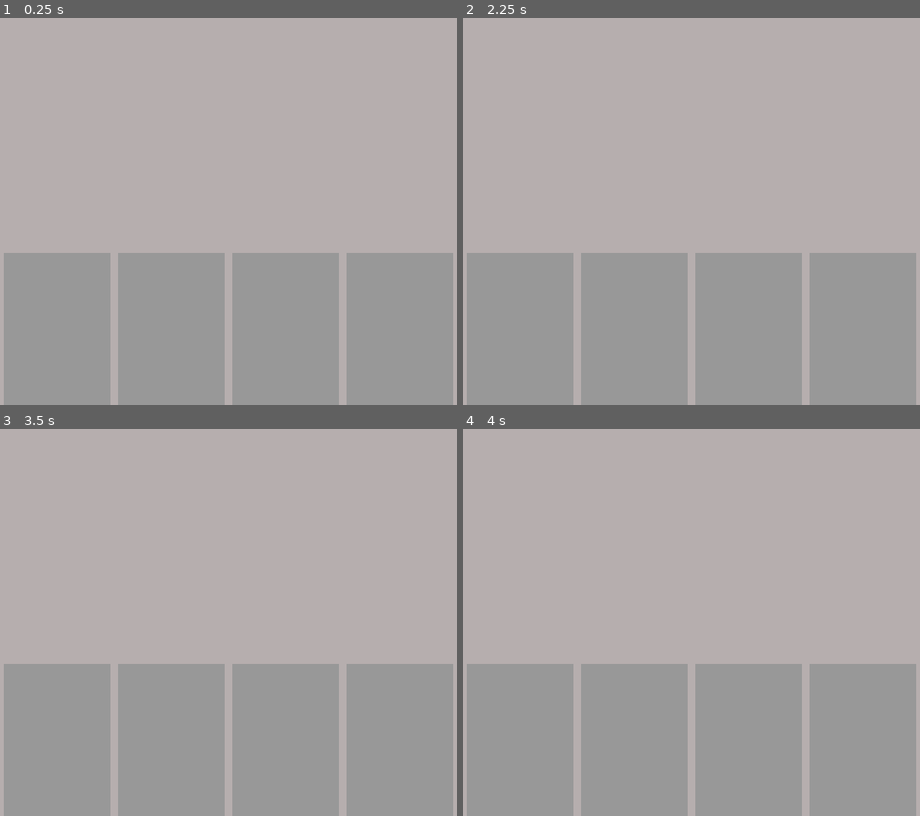
Above: before the commit, frames 1-4 (two rows, left to right).
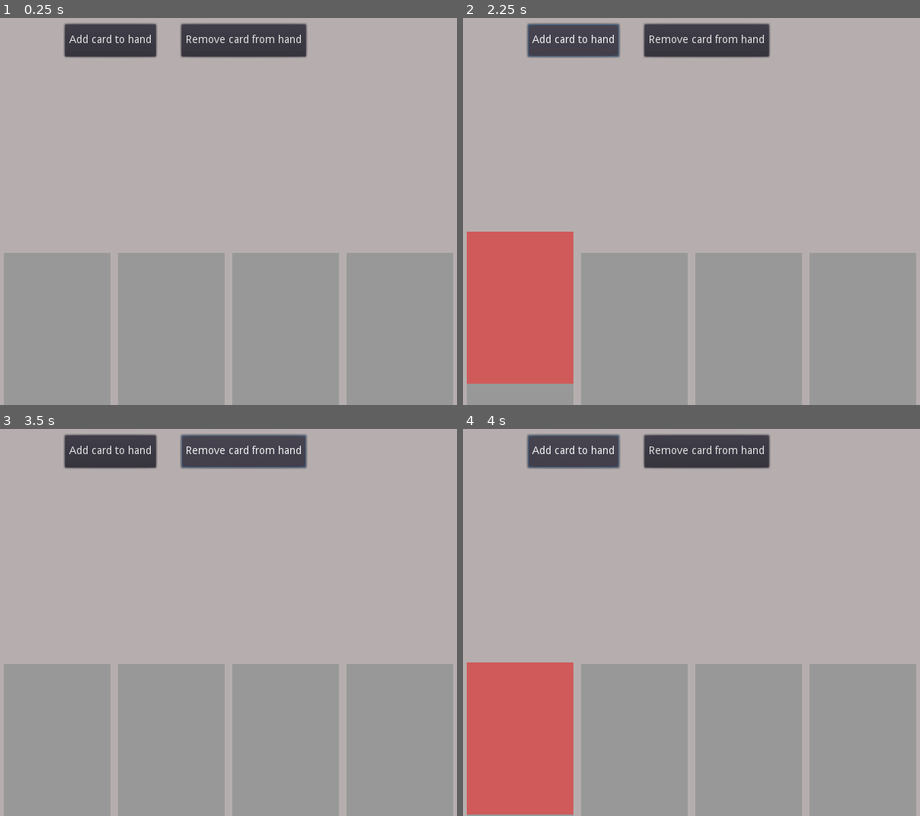
Above: after the commit, the same moments.

Repository: enricllagostera/card_system
Game: Godot game, scene res://card_system.tscn
The game is run twice, just before and just after one commit, with the same random seed, the same clock (stepped at 60 frames per second) and the same inputs. Before the commit the project starts from res://CardSystem.tscn.
Inputs (mouse positions are in pixels of both pictures, inside the frame that each line leads up to):
- Up to frame 1 (0.25 s): no input
- Up to frame 2 (2.25 s): click (572, 41) at 0.5 s, where only the run after the commit has a clickable "Add card to hand"; click (705, 41) at 1.25 s, where only the run after the commit has a clickable "Remove card from hand"; click (572, 41) at 2 s, where only the run after the commit has a clickable "Add card to hand"
- Up to frame 3 (3.5 s): click (242, 452) at 2.75 s, where only the run after the commit has a clickable "Remove card from hand"
- Up to frame 4 (4 s): click (572, 452) at 3.5 s, where only the run after the commit has a clickable "Add card to hand"

The runs differ from the first frame. In frame 1, 4.3% of the frame differs, in the area x 13-68%, y 1-11%; in frame 2, 14%, in the area x 0-68%, y 1-95%; in frame 3, 4.3%; in frame 4, 14%.

Commit message:
Basic Card and Holder classes, some renaming.

Diff:
--- a/CardSystem.gd
+++ /dev/null
@@ -1,26 +0,0 @@
-extends Control
-
-export(int) var slot_number = 3
-export(PackedScene) var slot_prefab
-
-var slot_size = Vector2()
-
-func _ready():
-	var distance_slots_x = rect_size.x / slot_number
-	for i in range(0, slot_number):
-		var new_slot = slot_prefab.instance()
-		add_child(new_slot)
-		var offset_x = (distance_slots_x - new_slot.rect_size.x) /2
-		new_slot.rect_position = Vector2(i * distance_slots_x + offset_x, 0)
-		new_slot.connect("mouse_entered", self, "on_slot_mouse_entered", [new_slot]
-		)
-		new_slot.connect("mouse_exited", self, "on_slot_mouse_exited", [new_slot])
-	pass
-
-func on_slot_mouse_entered(slot):
-	slot.rect_position.y -= 10
-	pass
-
-func on_slot_mouse_exited(slot):
-	slot.rect_position.y = 0
-	pass
--- a/CardSystem.tscn
+++ /dev/null
@@ -1,18 +0,0 @@
-[gd_scene load_steps=3 format=2]
-
-[ext_resource path="res://CardSystem.gd" type="Script" id=1]
-[ext_resource path="res://CardHolder.tscn" type="PackedScene" id=2]
-
-[node name="CardSystem" type="Control"]
-anchor_top = 1.0
-anchor_bottom = 1.0
-margin_top = -200.0
-margin_right = 600.0
-size_flags_horizontal = 0
-size_flags_vertical = 0
-script = ExtResource( 1 )
-__meta__ = {
-"_edit_use_anchors_": false
-}
-slot_number = 4
-slot_prefab = ExtResource( 2 )
--- /dev/null
+++ b/card.gd
@@ -0,0 +1,17 @@
+class_name Card
+extends Control
+
+enum Reveal {
+	FACE_DOWN,
+	FACE_UP,
+}
+
+enum Action {
+	IDLE,
+	SELECTED
+}
+
+export(Reveal) var reveal = Reveal.FACE_DOWN
+export(Action) var action = Action.IDLE
+
+var id
--- /dev/null
+++ b/card.tscn
@@ -0,0 +1,23 @@
+[gd_scene load_steps=3 format=2]
+
+[ext_resource path="res://card.gd" type="Script" id=1]
+
+[sub_resource type="StyleBoxFlat" id=1]
+bg_color = Color( 0.819608, 0.356863, 0.356863, 1 )
+
+[node name="Card" type="Panel"]
+anchor_left = 0.5
+anchor_top = 0.5
+anchor_right = 0.5
+anchor_bottom = 0.5
+margin_left = -300.0
+margin_top = -400.0
+margin_right = -160.0
+margin_bottom = -200.0
+size_flags_horizontal = 0
+size_flags_vertical = 0
+custom_styles/panel = SubResource( 1 )
+script = ExtResource( 1 )
+__meta__ = {
+"_edit_use_anchors_": false
+}
--- /dev/null
+++ b/card_holder.gd
@@ -0,0 +1,8 @@
+extends Control
+
+var card:Card = null
+
+func _process(delta):
+	if not card:
+		return
+	card.rect_position = lerp(card.rect_position, rect_position, delta * 10)
--- a/CardHolder.tscn
+++ b/card_holder.tscn
@@ -1,4 +1,6 @@
-[gd_scene load_steps=2 format=2]
+[gd_scene load_steps=3 format=2]
+
+[ext_resource path="res://card_holder.gd" type="Script" id=1]
 
 [sub_resource type="StyleBoxFlat" id=1]
 
@@ -9,6 +11,7 @@
 size_flags_horizontal = 0
 size_flags_vertical = 0
 custom_styles/panel = SubResource( 1 )
+script = ExtResource( 1 )
 __meta__ = {
 "_edit_use_anchors_": false
 }
--- /dev/null
+++ b/card_system.gd
@@ -0,0 +1,68 @@
+extends Control
+
+
+export(int) var holder_count = 3
+export(PackedScene) var holder_prefab
+export (PackedScene) var card_prefab
+
+
+var _holders := []
+var _hand := []
+
+
+func _ready():
+	var holder_distance_x = rect_size.x / holder_count
+	for i in range(0, holder_count):
+		var new_holder = holder_prefab.instance()
+		add_child(new_holder)
+		var offset_x = (holder_distance_x - new_holder.rect_size.x) /2
+		new_holder.rect_position = Vector2(i * holder_distance_x + offset_x, 0)
+		new_holder.connect("mouse_entered", self, "_on_holder_mouse_entered", [new_holder]
+		)
+		new_holder.connect("mouse_exited", self, "_on_holder_mouse_exited", [new_holder])
+		_holders.append(new_holder)
+
+
+func add_card():
+	var empty_card_index = _find_empty_holder()
+	if empty_card_index < 0:
+		return
+
+	var new_card = card_prefab.instance() as Card
+	new_card.id = OS.get_unique_id()
+	_hand.append(new_card)
+	_holders[empty_card_index].card = new_card
+	add_child(new_card)
+
+
+func remove_card_at(index):
+	if index < 0 or index > _hand.size():
+		return
+
+	var removed_card = _hand[index]
+	_hand.remove(index)
+	_holders[index].card = null
+	remove_child(removed_card)
+
+
+func _find_empty_holder() -> int:
+	for i in range(_holders.size()):
+		if _holders[i].card == null:
+			return i
+	return -1
+
+
+func _on_holder_mouse_entered(holder):
+	holder.rect_position.y -= 10
+
+
+func _on_holder_mouse_exited(holder):
+	holder.rect_position.y = 0
+
+
+func _on_AddCardButton_button_down():
+	add_card()
+
+
+func _on_RemoveCardButton_button_down():
+	remove_card_at(_hand.size()-1)
--- /dev/null
+++ b/card_system.tscn
@@ -0,0 +1,42 @@
+[gd_scene load_steps=4 format=2]
+
+[ext_resource path="res://card_system.gd" type="Script" id=1]
+[ext_resource path="res://card_holder.tscn" type="PackedScene" id=2]
+[ext_resource path="res://card.tscn" type="PackedScene" id=3]
+
+[node name="CardSystem" type="Control"]
+anchor_top = 1.0
+anchor_bottom = 1.0
+margin_top = -200.0
+margin_right = 600.0
+size_flags_horizontal = 0
+size_flags_vertical = 0
+script = ExtResource( 1 )
+__meta__ = {
+"_edit_use_anchors_": false
+}
+holder_count = 4
+holder_prefab = ExtResource( 2 )
+card_prefab = ExtResource( 3 )
+
+[node name="AddCardButton" type="Button" parent="."]
+margin_left = 85.0
+margin_top = -301.0
+margin_right = 195.0
+margin_bottom = -258.0
+text = "Add card to hand"
+__meta__ = {
+"_edit_use_anchors_": false
+}
+
+[node name="RemoveCardButton" type="Button" parent="."]
+margin_left = 237.735
+margin_top = -301.0
+margin_right = 384.735
+margin_bottom = -258.0
+text = "Remove card from hand"
+__meta__ = {
+"_edit_use_anchors_": false
+}
+[connection signal="button_down" from="AddCardButton" to="." method="_on_AddCardButton_button_down"]
+[connection signal="button_down" from="RemoveCardButton" to="." method="_on_RemoveCardButton_button_down"]
--- a/project.godot
+++ b/project.godot
@@ -8,15 +8,20 @@
 
 config_version=4
 
-_global_script_classes=[  ]
+_global_script_classes=[ {
+"base": "Control",
+"class": "Card",
+"language": "GDScript",
+"path": "res://card.gd"
+} ]
 _global_script_class_icons={
-
+"Card": ""
 }
 
 [application]
 
 config/name="CardSystem"
-run/main_scene="res://CardSystem.tscn"
+run/main_scene="res://card_system.tscn"
 config/icon="res://icon.png"
 
 [display]
